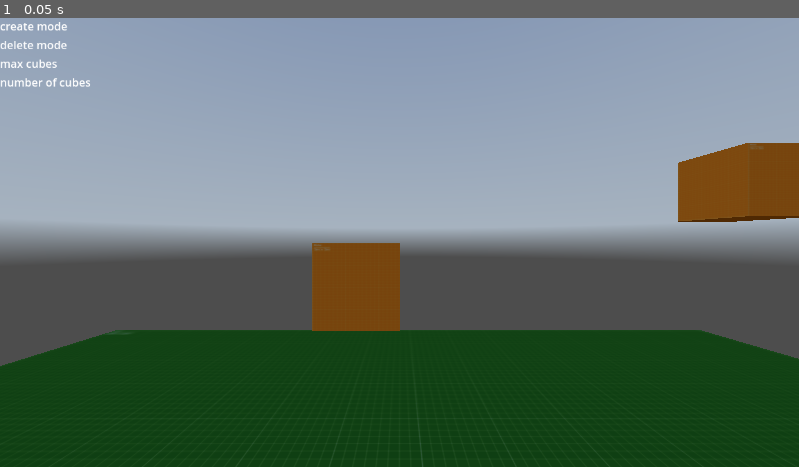
Above: before the commit, frame 1.
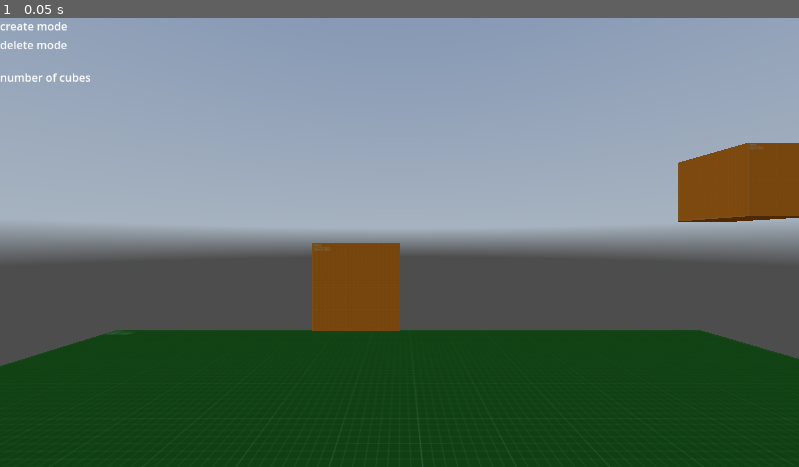
Above: after the commit, the same moment.

Repository: whattheheckman/CPPVRLabGroup3
Game: Godot game, scene res://scenes/test.tscn
Same seed, same stepped clock (60 frames per second), same inputs: the game is played once before the commit and once after it. A sky picture missing from this copy of the repository is replaced by a grey-blue gradient.
Inputs:
- Up to frame 1 (0.05 s): no input

The runs differ from the first frame. In frame 1, 0.2% of the frame differs, in the area x 0-12%, y 9-16%.

Commit message:
reorganize script variables + add exports

Diff:
--- a/assets/materials/binger.tres
+++ b/assets/materials/binger.tres
@@ -1,32 +1,38 @@
 [gd_resource type="VisualShader" load_steps=5 format=3 uid="uid://cji8tp6l4xc8m"]
 
-[sub_resource type="VisualShaderNodeColorConstant" id="VisualShaderNodeColorConstant_6434d"]
-constant = Color(0, 0.532848, 0.55076, 1)
+[sub_resource type="VisualShaderNodeColorParameter" id="VisualShaderNodeColorParameter_wj8a7"]
+parameter_name = "ColorParameter"
+default_value_enabled = true
+default_value = Color(0, 0.532848, 0.55076, 1)
 
 [sub_resource type="VisualShaderNodeFresnel" id="VisualShaderNodeFresnel_kbvme"]
 
 [sub_resource type="VisualShaderNodeVectorOp" id="VisualShaderNodeVectorOp_8rw6n"]
 operator = 2
 
-[sub_resource type="VisualShaderNodeFloatConstant" id="VisualShaderNodeFloatConstant_5nbem"]
-constant = 2.0
+[sub_resource type="VisualShaderNodeFloatParameter" id="VisualShaderNodeFloatParameter_yew6b"]
+parameter_name = "FloatParameter"
+default_value_enabled = true
+default_value = 2.0
 
 [resource]
 code = "shader_type spatial;
+uniform float FloatParameter = 2;
+uniform vec4 ColorParameter : source_color = vec4(0.000000, 0.532848, 0.550760, 1.000000);
 
 
 
 void fragment() {
-// FloatConstant:5
-	float n_out5p0 = 2.000000;
+// FloatParameter:5
+	float n_out5p0 = FloatParameter;
 
 
 // Fresnel:3
 	float n_out3p0 = pow(1.0 - clamp(dot(NORMAL, VIEW), 0.0, 1.0), n_out5p0);
 
 
-// ColorConstant:2
-	vec4 n_out2p0 = vec4(0.000000, 0.532848, 0.550760, 1.000000);
+// ColorParameter:2
+	vec4 n_out2p0 = ColorParameter;
 
 
 // VectorOp:4
@@ -39,13 +45,13 @@
 
 }
 "
-graph_offset = Vector2(-378.907, -157.156)
-nodes/fragment/2/node = SubResource("VisualShaderNodeColorConstant_6434d")
-nodes/fragment/2/position = Vector2(-120, 420)
+graph_offset = Vector2(-352.7, -211.636)
+nodes/fragment/2/node = SubResource("VisualShaderNodeColorParameter_wj8a7")
+nodes/fragment/2/position = Vector2(-380, 400)
 nodes/fragment/3/node = SubResource("VisualShaderNodeFresnel_kbvme")
 nodes/fragment/3/position = Vector2(-220, 220)
 nodes/fragment/4/node = SubResource("VisualShaderNodeVectorOp_8rw6n")
 nodes/fragment/4/position = Vector2(120, 260)
-nodes/fragment/5/node = SubResource("VisualShaderNodeFloatConstant_5nbem")
-nodes/fragment/5/position = Vector2(-500, 240)
+nodes/fragment/5/node = SubResource("VisualShaderNodeFloatParameter_yew6b")
+nodes/fragment/5/position = Vector2(-640, 160)
 nodes/fragment/connections = PackedInt32Array(2, 0, 4, 1, 3, 0, 4, 0, 5, 0, 3, 3, 4, 0, 0, 0)
--- a/assets/scripts/Binger.gd
+++ b/assets/scripts/Binger.gd
@@ -1,34 +1,49 @@
 extends Node3D
 
+############################################
+#SCRIPT VARS
+############################################
 
+# for easy access to text labels in UI
+@onready var create_label = $"../../XRCamera3D/User Interface/Create"
+@onready var delete_label = $"../../XRCamera3D/User Interface/Delete"
+@onready var count_label = $"../../XRCamera3D/User Interface/Count"
 
+@onready var controller := XRHelpers.get_xr_controller(self)
 
+var start_point = null
+var end_point = null
+
+var mesh_count = 0
+
+############################################
+#USER VARS
+############################################
+
+@export_category("Controller Mappings")
 @export var create_button : String = "ax_button"
 @export var delete_button : String = "by_button"
 @export var trigger : String = "trigger_click"
 
 
-var start_point = null
-var end_point = null
-
-@export var create_mode : bool = false
-@export var delete_mode : bool = false
-
+@export_category("Limits")
 @export var max_height : float = 10.0
 @export var max_width : float = 10.0
 @export var max_depth : float = 10.0
+@export var max_meshes : int = 5
 
-@onready var controller := XRHelpers.get_xr_controller(self)
 
-@export var max_meshes : int = 5
-var mesh_count = 0
-
+@export_category("Materials")
 @export var material : Material
 
+@export_category("Debug Switches")
+@export var create_mode : bool = false
+@export var delete_mode : bool = false
 @export var teleport : bool = false
 
 
 func _physics_process(_delta):
+
 
 	if Engine.is_editor_hint():
 		$"../FunctionTeleport".set_enabled(false)
@@ -51,7 +66,6 @@
 			if mesh_count < max_meshes:
 				create_mesh(height,width,depth)
 
-				mesh_count += 1
 
 			start_point = null
 			end_point = null
@@ -69,23 +83,34 @@
 func create_mesh(height,width,depth):
 	var meshInstance=MeshInstance3D.new()
 	meshInstance.add_to_group("mesh")
+	meshInstance.set_surface_override_material(0,material)
+
+	var staticBody=StaticBody3D.new()
+	meshInstance.add_child(meshInstance)
 
 	var boxShape=BoxShape3D.new()
 	boxShape.extents=Vector3(width/2,height/2,depth/2)
 
 	var collisionShape=CollisionShape3D.new()
 	collisionShape.shape=boxShape
+	staticBody.add_child(staticBody)
 
-	var staticBody=StaticBody3D.new()
-	staticBody.add_child(collisionShape)
 
-	add_child(staticBody)
+	mesh_count += 1
+	meshInstance.name = "BingerBox" + mesh_count
+	add_child(meshInstance)
 	Input.start_joy_vibration(0, 0,.5,.5)
-	create_mode = false
+	count_label.text = mesh_count + " / " +  max_meshes
+
+	pass
 
 func remove_mesh(mesh):
+
 	mesh.queue_free()
+	mesh_count -= 1
 	Input.start_joy_vibration(0, 0,.5,.5)
+	count_label.text = mesh_count + " / " +  max_meshes
+
 	pass
 
 func _input(_event):
@@ -95,8 +120,15 @@
 		if create_mode == true:
 			$"../FunctionTeleport".set_enabled(false)
 		delete_mode = false
+
+		create_label.text = "Create mode: " + str(create_mode)
+		delete_label.text = "Delete mode: " + str(delete_mode)
+
 	elif controller.is_button_pressed(delete_button):
 		delete_mode = !delete_mode
 		if delete_mode == true:
 			$"../FunctionTeleport".set_enabled(false)
 		create_mode = false
+
+		create_label.text = "Create mode: " + str(create_mode)
+		delete_label.text = "Delete mode: " + str(delete_mode)
--- a/assets/scripts/box_create_simple.gd
+++ b/assets/scripts/box_create_simple.gd
@@ -1,18 +1,45 @@
 extends Node3D
+
+############################################
+#SCRIPT VARS
+############################################
+
+# for easy access to text labels in UI
+@onready var create_label = $"../../XRCamera3D/User Interface/Create"
+@onready var delete_label = $"../../XRCamera3D/User Interface/Delete"
+@onready var count_label = $"../../XRCamera3D/User Interface/Count"
+
+@onready var controller := XRHelpers.get_xr_controller(self)
+
+var start_point = null
+var end_point = null
+
+var mesh_count = 0
+
+############################################
+#USER VARS
+############################################
+
+@export_category("Controller Mappings")
+@export var create_button : String = "ax_button"
+@export var delete_button : String = "by_button"
+@export var trigger : String = "trigger_click"
+
+
+@export_category("Limits")
 @export var max_height : float = 10.0
 @export var max_width : float = 10.0
 @export var max_depth : float = 10.0
+@export var max_meshes : int = 5
 
 
-# Called when the node enters the scene tree for the first time.
-func _ready():
-	pass # Replace with function body.
+@export_category("Materials")
+@export var material : Material
 
-
-@export var max_meshes : int = 5
-
-@export var material : Material
-var mesh_count = 0
+@export_category("Debug Switches")
+@export var create_mode : bool = false
+@export var delete_mode : bool = false
+@export var teleport : bool = false
 
 
 func _input(_event):
@@ -35,9 +62,13 @@
 
 	var collisionShape=CollisionShape3D.new()
 	collisionShape.shape=boxShape
-	staticBody.add_child(collisionShape)
+	staticBody.add_child(staticBody)
 
+
+	mesh_count += 1
 	meshInstance.name = "BingerBox" + mesh_count
-
 	add_child(meshInstance)
 	Input.start_joy_vibration(0, 0,.5,.5)
+	count_label.text = mesh_count + " / " +  max_meshes
+
+	pass
--- a/scenes/XR_Player.tscn
+++ b/scenes/XR_Player.tscn
@@ -1,11 +1,10 @@
-[gd_scene load_steps=9 format=3 uid="uid://d21r1mmp0snev"]
+[gd_scene load_steps=8 format=3 uid="uid://d21r1mmp0snev"]
 
 [ext_resource type="PackedScene" path="res://addons/godot-xr-tools/misc/vr_common_shader_cache.tscn" id="1_3sor3"]
 [ext_resource type="PackedScene" uid="uid://njx823gyk04n" path="res://addons/godot-xr-tools/hands/scenes/highpoly/left_hand.tscn" id="2_21cuy"]
 [ext_resource type="Material" uid="uid://jtf3u63b03ve" path="res://addons/godot-xr-tools/hands/materials/african_hands_realistic.material" id="3_tu7x6"]
+[ext_resource type="Script" path="res://assets/scripts/Binger.gd" id="4_1fyyu"]
 [ext_resource type="PackedScene" uid="uid://raeeicvvindd" path="res://addons/godot-xr-tools/hands/scenes/highpoly/right_hand.tscn" id="4_5r1ix"]
-[ext_resource type="Script" path="res://assets/scripts/box_create_simple.gd" id="4_ccbkv"]
-[ext_resource type="Material" uid="uid://cie0rvff6ex1r" path="res://assets/materials/binger.material" id="5_rerch"]
 [ext_resource type="PackedScene" uid="uid://b6bk2pj8vbj28" path="res://addons/godot-xr-tools/functions/movement_turn.tscn" id="6_g21ae"]
 [ext_resource type="PackedScene" uid="uid://diyu06cw06syv" path="res://addons/godot-xr-tools/player/player_body.tscn" id="7_uf2gi"]
 
@@ -22,25 +21,24 @@
 offset_right = 40.0
 offset_bottom = 40.0
 
-[node name="VBoxContainer" type="VBoxContainer" parent="XRCamera3D/User Interface"]
+[node name="Create" type="Label" parent="XRCamera3D/User Interface"]
 layout_mode = 0
-offset_right = 40.0
-offset_bottom = 40.0
-
-[node name="create mode" type="Label" parent="XRCamera3D/User Interface/VBoxContainer"]
-layout_mode = 2
+offset_right = 98.0
+offset_bottom = 26.0
 text = "create mode"
 
-[node name="delete mode" type="Label" parent="XRCamera3D/User Interface/VBoxContainer"]
-layout_mode = 2
+[node name="Delete" type="Label" parent="XRCamera3D/User Interface"]
+layout_mode = 0
+offset_top = 27.0
+offset_right = 97.0
+offset_bottom = 53.0
 text = "delete mode"
 
-[node name="max cubes" type="Label" parent="XRCamera3D/User Interface/VBoxContainer"]
+[node name="Count" type="Label" parent="XRCamera3D/User Interface"]
 layout_mode = 2
-text = "max cubes"
-
-[node name="number of cubes" type="Label" parent="XRCamera3D/User Interface/VBoxContainer"]
-layout_mode = 2
+offset_top = 74.0
+offset_right = 131.0
+offset_bottom = 100.0
 text = "number of cubes"
 
 [node name="LeftController" type="XRController3D" parent="."]
@@ -51,11 +49,17 @@
 hand_material_override = ExtResource("3_tu7x6")
 
 [node name="Binger" type="Node3D" parent="LeftController"]
-script = ExtResource("4_ccbkv")
+script = ExtResource("4_1fyyu")
+create_button = null
+delete_button = null
+trigger = null
+create_mode = null
+delete_mode = null
 max_height = 0.5
 max_width = 0.5
 max_depth = 0.5
-material = ExtResource("5_rerch")
+max_meshes = null
+teleport = null
 
 [node name="RightController" type="XRController3D" parent="."]
 transform = Transform3D(1, 0, 0, 0, 1, 0, 0, 0, 1, 0.5, 0.75, -0.5)
